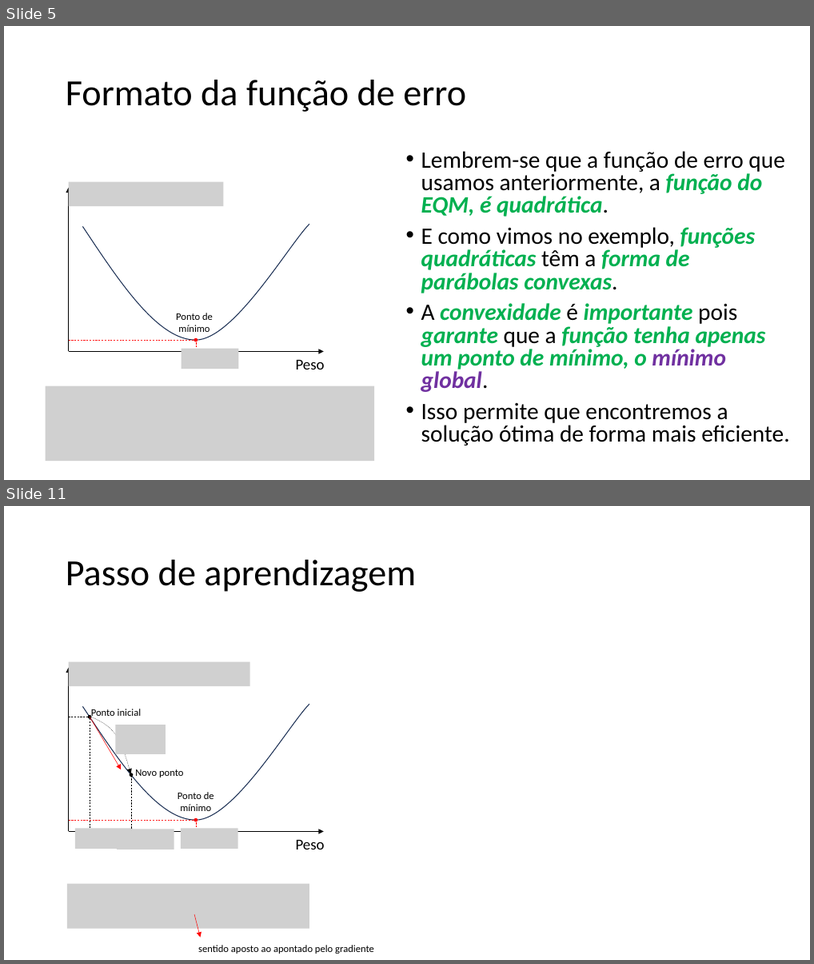
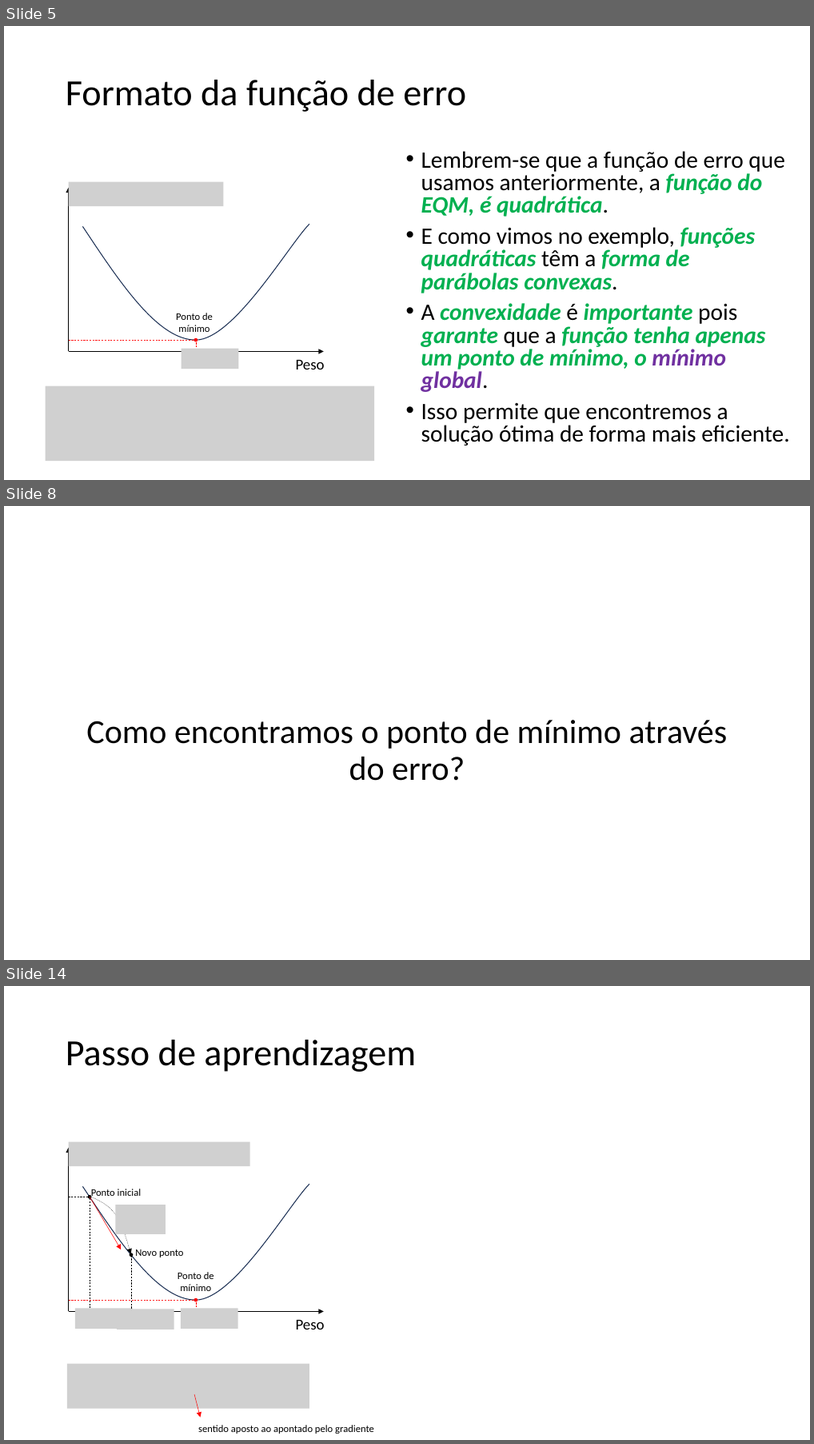
Before and after one commit to zz4fap/tp557-iot-ml, a slide deck: slides/TP557_6_Minimizando_o_erro.pptx. Shown one above the other, each under a label of ours: slides 5 and 11 before the commit, slides 5, 8 and 14 after it; the slides between them are not shown. The pictures are 814x964 and 814x1444 pixels, drawn with LibreOffice and Linux fonts; fonts in the diff are those of the drawing; grey boxes stand for pictures. Boxes give left, top, right and bottom in pixels: in the first picture for what was removed or moved away, otherwise in the second. Text is boxed around its words. In the diff, an @@ line names an element or a change of style, - is before the commit and + after.

```diff
--- a/slides/TP557_6_Minimizando_o_erro.pptx
+++ b/slides/TP557_6_Minimizando_o_erro.pptx
@@ slide 8 added at (x1=4, y1=506, x2=810, y2=960), background #FFFFFF @@
@@ text added at (x1=86, y1=720, x2=728, y2=780), 40 pt, text #000000 @@
+Como encontramos o ponto de mínimo através do erro?
@@ what was slide 11 is now slide 14 @@
```
Also in this commit, not shown: 6 slides changed, 2 other slides added.
